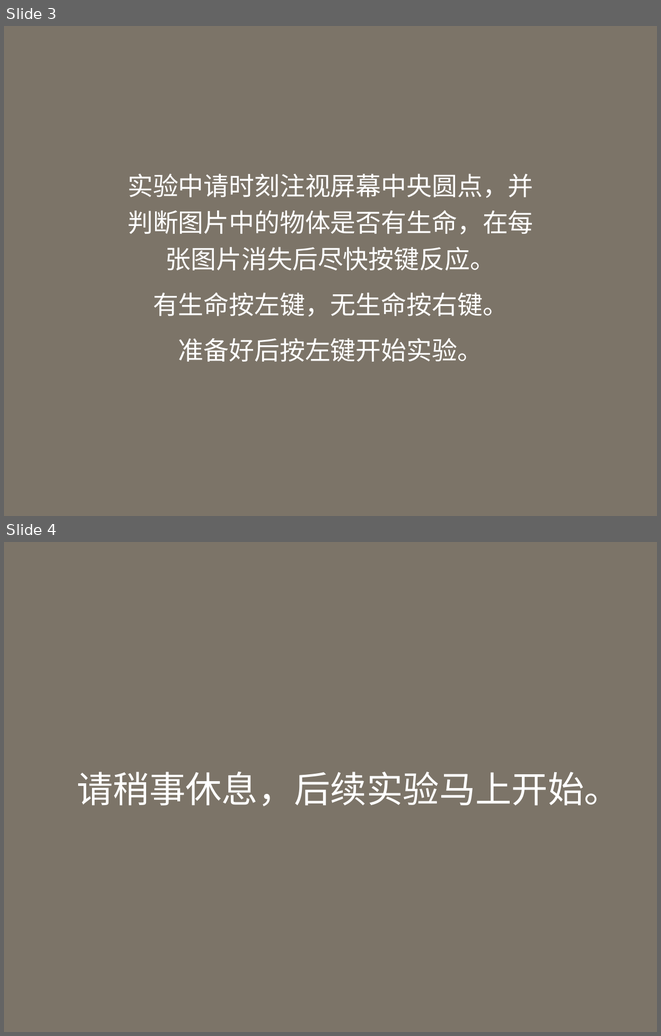
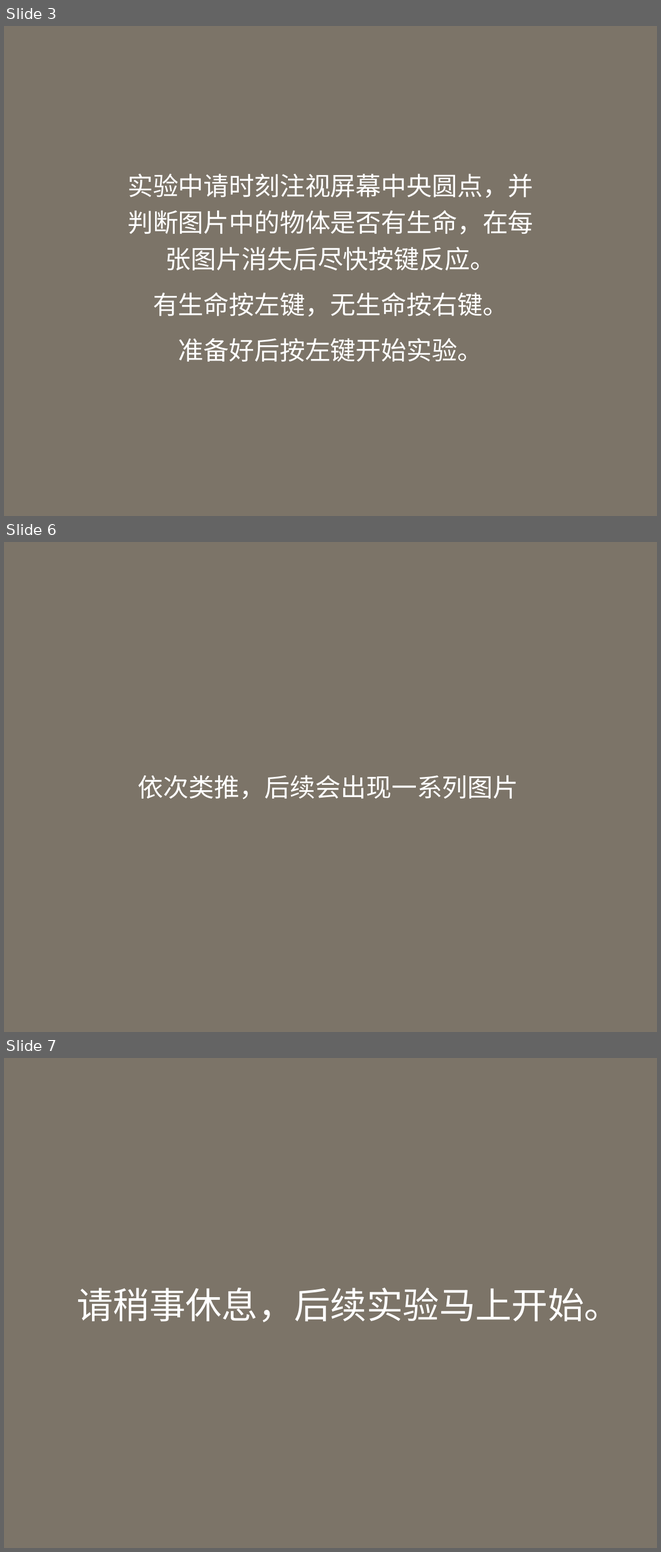
Before and after one commit to Yuxuan-Dai-psycho/NaturalVisionProject, a slide deck: instruction/instruction.pptx. Shown one above the other, each under a label of ours: slides 3 and 4 before the commit, slides 3, 6 and 7 after it; the slides between them are not shown. The pictures are 661x1036 and 661x1552 pixels, drawn with LibreOffice and Linux fonts; fonts in the diff are those of the drawing. Boxes give left, top, right and bottom in pixels: in the first picture for what was removed or moved away, otherwise in the second. Text is boxed around its words. In the diff, an @@ line names an element or a change of style, - is before the commit and + after.

```diff
--- a/instruction/instruction.pptx
+++ b/instruction/instruction.pptx
@@ slide 6 added at (x1=4, y1=542, x2=657, y2=1032), background #7C7468 @@
@@ text added at (x1=138, y1=775, x2=519, y2=799), 28 pt, text #FFFFFF @@
+依次类推，后续会出现一系列图片
@@ what was slide 4 is now slide 7 @@
```
Also in this commit, not shown: 2 other slides added.
